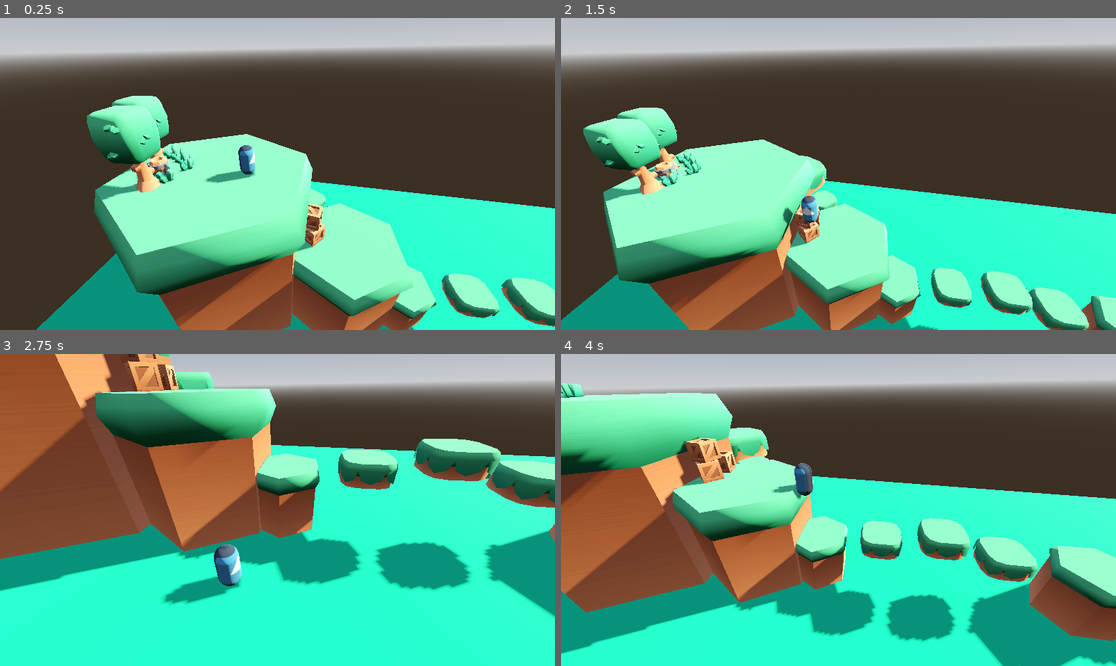
Above: before the commit, frames 1-4 (two rows, left to right).
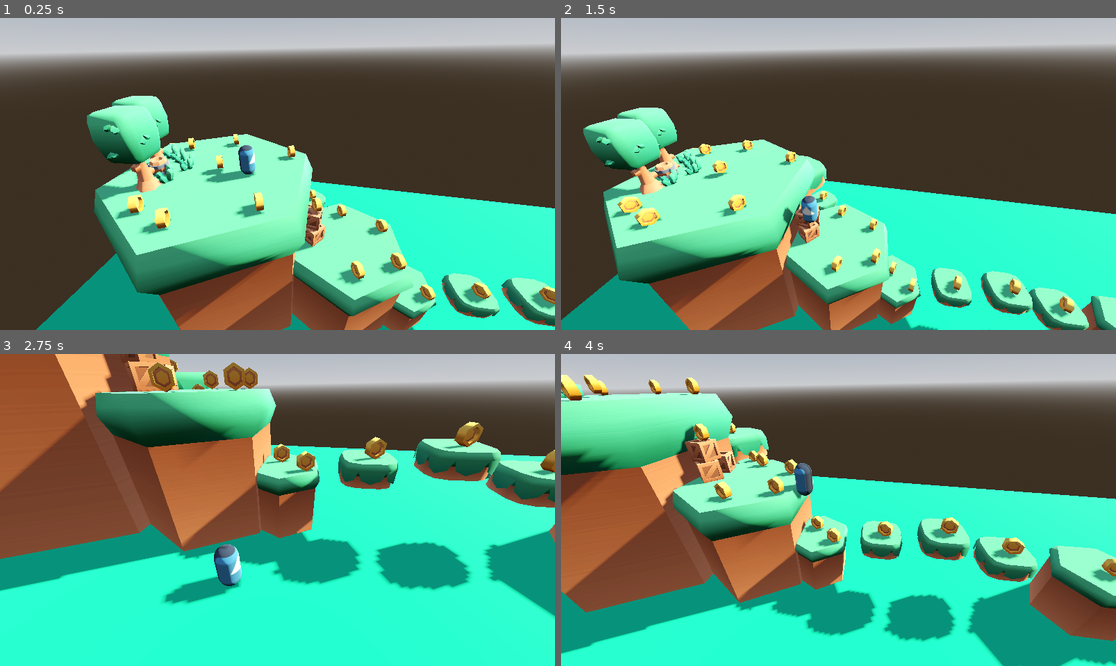
Above: after the commit, the same moments.

Repository: alocinny/3d-game-platformer
Game: Godot game, scene res://scenes/main.tscn
The game is run twice, just before and just after one commit, with the same random seed, the same clock (stepped at 60 frames per second) and the same inputs. The engine's default icon, where the game draws it, is replaced by a stand-in: a white triangle on a blue panel in a dark square.
Inputs:
- Up to frame 1 (0.25 s): no input
- Up to frame 2 (1.5 s): hold D (right) 0.53-1.28 s; tap Space (jump) at 0.77 s; hold S (backwards) from 1.28 s (still down)
- Up to frame 3 (2.75 s): tap Space (jump) at 1.52 s; release S (backwards) at 2.03 s; hold D (right) from 2.03 s (still down)
- Up to frame 4 (4 s): release D (right) at 2.78 s; hold W (forward) 2.78-3.53 s; tap Space (jump) at 3.02, 3.77 s; hold A (left) from 3.53 s (still down)

The runs differ from the first frame. In frame 1, 2.6% of the frame differs, in the area x 20-100%, y 37-98%; in frame 2, 2.2%; in frame 3, 2.0%; in frame 4, 2.8%, in the area x 0-100%, y 6-99%.

Commit message:
adicionando moedas

Diff:
--- a/objects/coin_gold.tscn
+++ b/objects/coin_gold.tscn
@@ -6,22 +6,7 @@
 [sub_resource type="ConvexPolygonShape3D" id="ConvexPolygonShape3D_1w08w"]
 points = PackedVector3Array(-0.173205, 0.0999608, -0.075, -3.3915e-05, 0, -0.075, -0.173205, 0.0999608, 0.075, -0.17320 …(234 unchanged characters)…
 
-[sub_resource type="Animation" id="Animation_7ubab"]
-length = 0.001
-tracks/0/type = "value"
-tracks/0/imported = false
-tracks/0/enabled = true
-tracks/0/path = NodePath(".:rotation")
-tracks/0/interp = 1
-tracks/0/loop_wrap = true
-tracks/0/keys = {
-"times": PackedFloat32Array(0),
-"transitions": PackedFloat32Array(1),
-"update": 0,
-"values": [Vector3(0, 0, 0)]
-}
-
-[sub_resource type="Animation" id="Animation_r3h68"]
+[sub_resource type="Animation" id="Animation_1w08w"]
 resource_name = "default"
 length = 0.5
 loop_mode = 1
@@ -38,10 +23,25 @@
 "values": [Vector3(0, 0, 0), Vector3(0, 3.14159, 0)]
 }
 
-[sub_resource type="AnimationLibrary" id="AnimationLibrary_mf72d"]
+[sub_resource type="Animation" id="Animation_r3h68"]
+length = 0.001
+tracks/0/type = "value"
+tracks/0/imported = false
+tracks/0/enabled = true
+tracks/0/path = NodePath(".:rotation")
+tracks/0/interp = 1
+tracks/0/loop_wrap = true
+tracks/0/keys = {
+"times": PackedFloat32Array(0),
+"transitions": PackedFloat32Array(1),
+"update": 0,
+"values": [Vector3(0, 0, 0)]
+}
+
+[sub_resource type="AnimationLibrary" id="AnimationLibrary_7ubab"]
 _data = {
-&"RESET": SubResource("Animation_7ubab"),
-&"default": SubResource("Animation_r3h68")
+&"RESET": SubResource("Animation_r3h68"),
+&"default": SubResource("Animation_1w08w")
 }
 
 [node name="coin-gold" instance=ExtResource("1_wn8d2")]
@@ -52,8 +52,9 @@
 
 [node name="AnimationPlayer" type="AnimationPlayer" parent="." index="2"]
 libraries = {
-&"": SubResource("AnimationLibrary_mf72d")
+&"": SubResource("AnimationLibrary_7ubab")
 }
+autoplay = "default"
 speed_scale = 0.3
 
 [connection signal="body_entered" from="." to="." method="_on_body_entered"]
--- a/scenes/world.tscn
+++ b/scenes/world.tscn
@@ -7,6 +7,7 @@
 [ext_resource type="PackedScene" uid="uid://jji72vejsle5" path="res://objects/block_grass_overhang_low.tscn" id="5_wse8f"]
 [ext_resource type="PackedScene" uid="uid://bv2qsg240wll3" path="res://objects/crate.tscn" id="6_ic0uy"]
 [ext_resource type="PackedScene" uid="uid://cq71lffxsm4ji" path="res://objects/platform.tscn" id="7_k3n1d"]
+[ext_resource type="PackedScene" uid="uid://wkxoanx6x0lm" path="res://objects/coin_gold.tscn" id="8_4mrxx"]
 
 [sub_resource type="PlaneMesh" id="PlaneMesh_f3sb7"]
 size = Vector2(15, 40)
@@ -180,3 +181,137 @@
 
 [node name="barrel2" parent="barrel" instance=ExtResource("4_ioo17")]
 transform = Transform3D(-0.997228, 0, -0.0744045, 0, 1, 0, 0.0744045, 0, -0.997228, 0.434736, 4.94055, 9.32469)
+
+[node name="coins" type="Node3D" parent="."]
+
+[node name="coin-gold" parent="coins" instance=ExtResource("8_4mrxx")]
+transform = Transform3D(1, 0, 0, 0, 1, 0, 0, 0, 1, 0, 5.07548, 7.70669)
+
+[node name="coin-gold2" parent="coins" instance=ExtResource("8_4mrxx")]
+transform = Transform3D(1, 0, 0, 0, 1, 0, 0, 0, 1, -1.80731, 5, 7.99737)
+
+[node name="coin-gold3" parent="coins" instance=ExtResource("8_4mrxx")]
+transform = Transform3D(1, 0, 0, 0, 1, 0, 0, 0, 1, -1.16218, 5, 9.35138)
+
+[node name="coin-gold4" parent="coins" instance=ExtResource("8_4mrxx")]
+transform = Transform3D(1, 0, 0, 0, 1, 0, 0, 0, 1, -1.18962, 5, 5.90475)
+
+[node name="coin-gold5" parent="coins" instance=ExtResource("8_4mrxx")]
+transform = Transform3D(1, 0, 0, 0, 1, 0, 0, 0, 1, 1.93555, 5, 8.67768)
+
+[node name="coin-gold6" parent="coins" instance=ExtResource("8_4mrxx")]
+transform = Transform3D(1, 0, 0, 0, 1, 0, 0, 0, 1, 2.18132, 5, 7.82698)
+
+[node name="coin-gold7" parent="coins" instance=ExtResource("8_4mrxx")]
+transform = Transform3D(1, 0, 0, 0, 1, 0, 0, 0, 1, 1.33408, 5, 6.16053)
+
+[node name="coin-gold8" parent="coins" instance=ExtResource("8_4mrxx")]
+transform = Transform3D(1, 0, 0, 0, 1, 0, 0, 0, 1, -2.02935, 4.32138, 10.954)
+
+[node name="coin-gold9" parent="coins" instance=ExtResource("8_4mrxx")]
+transform = Transform3D(1, 0, 0, 0, 1, 0, 0, 0, 1, -3.46062, 3.7929, 9.38999)
+
+[node name="coin-gold10" parent="coins" instance=ExtResource("8_4mrxx")]
+transform = Transform3D(1, 0, 0, 0, 1, 0, 0, 0, 1, -3.33232, 3.49182, 6.75773)
+
+[node name="coin-gold11" parent="coins" instance=ExtResource("8_4mrxx")]
+transform = Transform3D(1, 0, 0, 0, 1, 0, 0, 0, 1, -2.15527, 2.73827, 5.16493)
+
+[node name="coin-gold12" parent="coins" instance=ExtResource("8_4mrxx")]
+transform = Transform3D(1, 0, 0, 0, 1, 0, 0, 0, 1, -1.08406, 3, 4.1089)
+
+[node name="coin-gold13" parent="coins" instance=ExtResource("8_4mrxx")]
+transform = Transform3D(1, 0, 0, 0, 1, 0, 0, 0, 1, -0.0309267, 3.998, 4.9624)
+
+[node name="coin-gold14" parent="coins" instance=ExtResource("8_4mrxx")]
+transform = Transform3D(1, 0, 0, 0, 1, 0, 0, 0, 1, 1.0705, 3, 3.79828)
+
+[node name="coin-gold15" parent="coins" instance=ExtResource("8_4mrxx")]
+transform = Transform3D(1, 0, 0, 0, 1, 0, 0, 0, 1, -0.63711, 3, 2.92567)
+
+[node name="coin-gold16" parent="coins" instance=ExtResource("8_4mrxx")]
+transform = Transform3D(1, 0, 0, 0, 1, 0, 0, 0, 1, 0.592847, 3, 2.75564)
+
+[node name="coin-gold17" parent="coins" instance=ExtResource("8_4mrxx")]
+transform = Transform3D(1, 0, 0, 0, 1, 0, 0, 0, 1, 0.105102, 1.774, 0.145426)
+
+[node name="coin-gold18" parent="coins" instance=ExtResource("8_4mrxx")]
+transform = Transform3D(1, 0, 0, 0, 1, 0, 0, 0, 1, -0.180602, 1.5, 2.09982)
+
+[node name="coin-gold19" parent="coins" instance=ExtResource("8_4mrxx")]
+transform = Transform3D(1, 0, 0, 0, 1, 0, 0, 0, 1, 0.303998, 1.5, 1.48342)
+
+[node name="coin-gold20" parent="coins" instance=ExtResource("8_4mrxx")]
+transform = Transform3D(1, 0, 0, 0, 1, 0, 0, 0, 1, 0.0786793, 2.071, -1.32703)
+
+[node name="coin-gold21" parent="coins" instance=ExtResource("8_4mrxx")]
+transform = Transform3D(1, 0, 0, 0, 1, 0, 0, 0, 1, 0.0669051, 1.693, -2.7942)
+
+[node name="coin-gold22" parent="coins" instance=ExtResource("8_4mrxx")]
+transform = Transform3D(1, 0, 0, 0, 1, 0, 0, 0, 1, 0.122231, 1.5, -4.81881)
+
+[node name="coin-gold23" parent="coins" instance=ExtResource("8_4mrxx")]
+transform = Transform3D(1, 0, 0, 0, 1, 0, 0, 0, 1, 0.160822, 1.17672, -6.19688)
+
+[node name="coin-gold24" parent="coins" instance=ExtResource("8_4mrxx")]
+transform = Transform3D(1, 0, 0, 0, 1, 0, 0, 0, 1, 0.143926, 1.16948, -6.81572)
+
+[node name="coin-gold25" parent="coins" instance=ExtResource("8_4mrxx")]
+transform = Transform3D(1, 0, 0, 0, 1, 0, 0, 0, 1, 0.283918, 1.19339, -7.56069)
+
+[node name="coin-gold26" parent="coins" instance=ExtResource("8_4mrxx")]
+transform = Transform3D(1, 0, 0, 0, 1, 0, 0, 0, 1, 0.172127, 1.1634, -8.0539)
+
+[node name="coin-gold27" parent="coins" instance=ExtResource("8_4mrxx")]
+transform = Transform3D(1, 0, 0, 0, 1, 0, 0, 0, 1, 0.0498469, 1.5, -9.32755)
+
+[node name="coin-gold28" parent="coins" instance=ExtResource("8_4mrxx")]
+transform = Transform3D(1, 0, 0, 0, 1, 0, 0, 0, 1, 0.0414314, 1.693, -11.2308)
+
+[node name="coin-gold29" parent="coins" instance=ExtResource("8_4mrxx")]
+transform = Transform3D(1, 0, 0, 0, 1, 0, 0, 0, 1, -0.0726385, 2.071, -12.7734)
+
+[node name="coin-gold30" parent="coins" instance=ExtResource("8_4mrxx")]
+transform = Transform3D(1, 0, 0, 0, 1, 0, 0, 0, 1, 0.00592327, 1.774, -14.1906)
+
+[node name="coin-gold31" parent="coins" instance=ExtResource("8_4mrxx")]
+transform = Transform3D(1, 0, 0, 0, 1, 0, 0, 0, 1, -0.00142676, 1.5, -15.9687)
+
+[node name="coin-gold32" parent="coins" instance=ExtResource("8_4mrxx")]
+transform = Transform3D(1, 0, 0, 0, 1, 0, 0, 0, 1, 0.909985, 3, -16.9214)
+
+[node name="coin-gold33" parent="coins" instance=ExtResource("8_4mrxx")]
+transform = Transform3D(1, 0, 0, 0, 1, 0, 0, 0, 1, -0.552378, 3, -16.8659)
+
+[node name="coin-gold34" parent="coins" instance=ExtResource("8_4mrxx")]
+transform = Transform3D(1, 0, 0, 0, 1, 0, 0, 0, 1, 0.71456, 3, -18.5295)
+
+[node name="coin-gold35" parent="coins" instance=ExtResource("8_4mrxx")]
+transform = Transform3D(1, 0, 0, 0, 1, 0, 0, 0, 1, -1.03031, 3, -18.2463)
+
+[node name="coin-gold36" parent="coins" instance=ExtResource("8_4mrxx")]
+transform = Transform3D(1, 0, 0, 0, 1, 0, 0, 0, 1, 0.593366, 3.998, -18.9225)
+
+[node name="coin-gold37" parent="coins" instance=ExtResource("8_4mrxx")]
+transform = Transform3D(1, 0, 0, 0, 1, 0, 0, 0, 1, 3.65288, 3.49573, -20.3609)
+
+[node name="coin-gold38" parent="coins" instance=ExtResource("8_4mrxx")]
+transform = Transform3D(1, 0, 0, 0, 1, 0, 0, 0, 1, 3.54813, 3.7929, -23.2045)
+
+[node name="coin-gold39" parent="coins" instance=ExtResource("8_4mrxx")]
+transform = Transform3D(1, 0, 0, 0, 1, 0, 0, 0, 1, 1.13305, 5, -22.9488)
+
+[node name="coin-gold40" parent="coins" instance=ExtResource("8_4mrxx")]
+transform = Transform3D(1, 0, 0, 0, 1, 0, 0, 0, 1, -1.79767, 5, -22.3965)
+
+[node name="coin-gold41" parent="coins" instance=ExtResource("8_4mrxx")]
+transform = Transform3D(1, 0, 0, 0, 1, 0, 0, 0, 1, 1.67444, 5, -21.5363)
+
+[node name="coin-gold42" parent="coins" instance=ExtResource("8_4mrxx")]
+transform = Transform3D(1, 0, 0, 0, 1, 0, 0, 0, 1, -1.1029, 5, -20.7433)
+
+[node name="coin-gold43" parent="coins" instance=ExtResource("8_4mrxx")]
+transform = Transform3D(1, 0, 0, 0, 1, 0, 0, 0, 1, -0.71503, 5, -19.9095)
+
+[node name="coin-gold44" parent="coins" instance=ExtResource("8_4mrxx")]
+transform = Transform3D(1, 0, 0, 0, 1, 0, 0, 0, 1, 1.20019, 5.04918, -20.0016)
--- a/scripts/coin_gold.gd
+++ b/scripts/coin_gold.gd
@@ -2,3 +2,4 @@
 
 func _on_body_entered(body: Node3D) -> void:
 	print("o player colidiu")
+	queue_free()
Not shown: 1 places in scenes/world.tscn that only renumber resources
